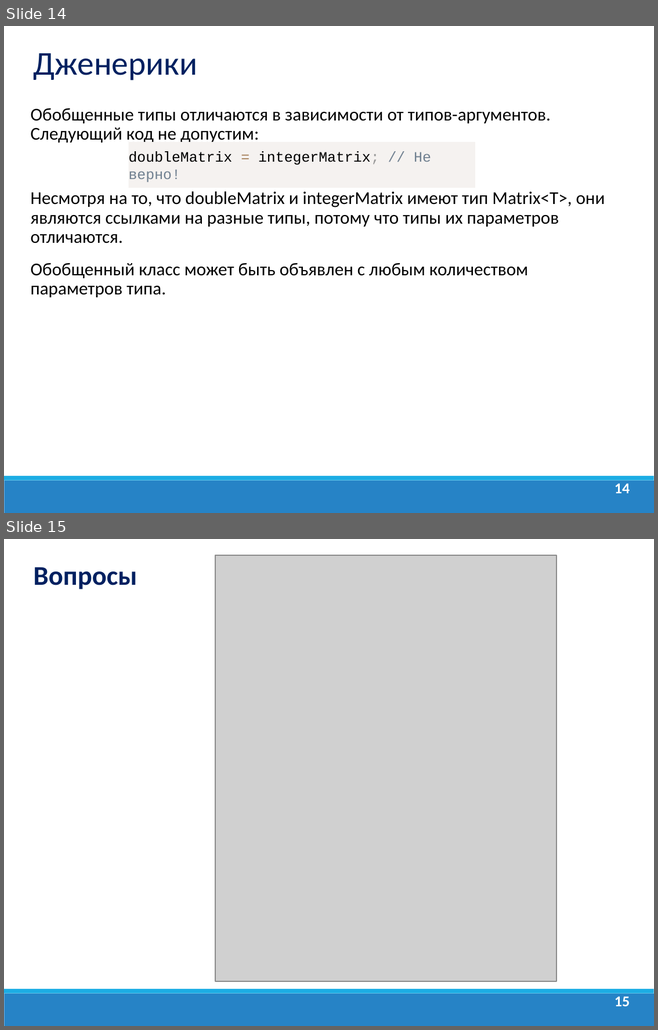
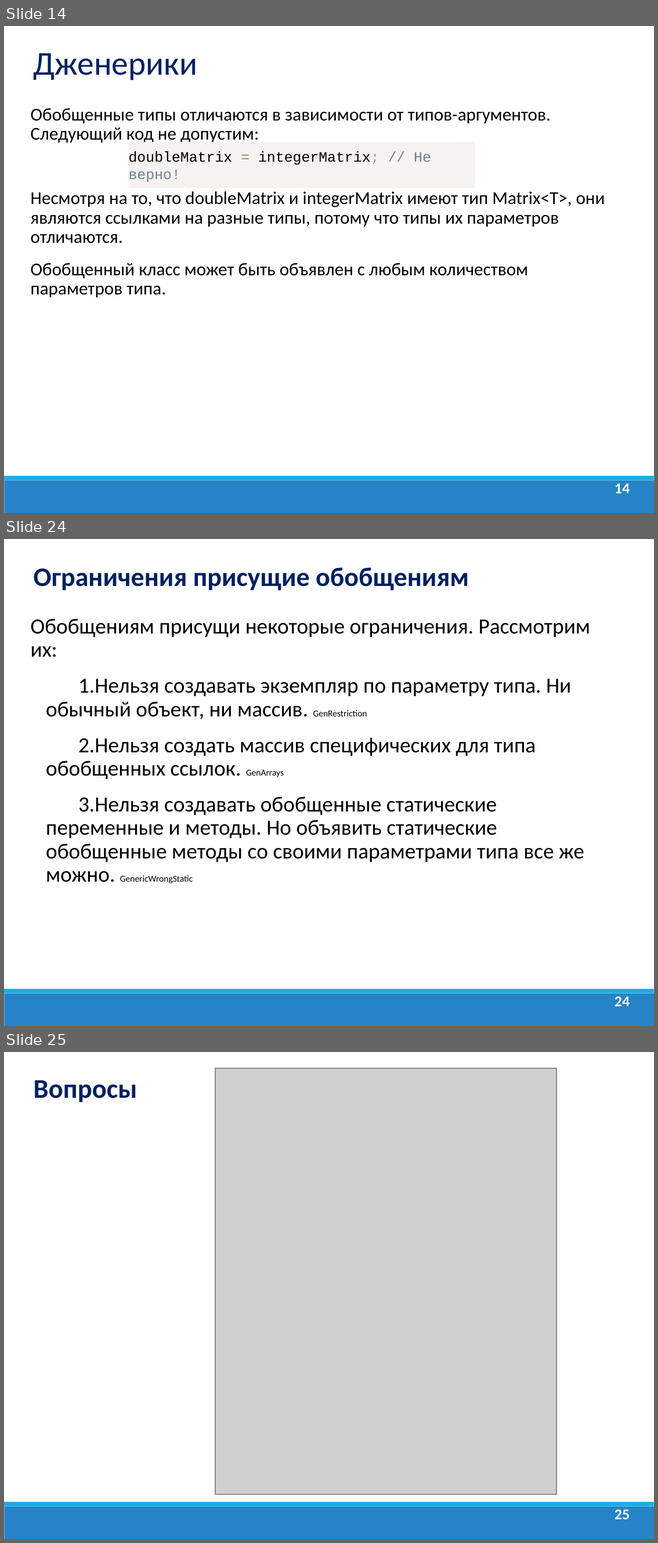
Before and after one commit to dmitry-academy/academy_5220, a slide deck: academy5220/resources/presentations/Java Lection 9. Дженерики. Enum.ppt. Shown one above the other, each under a label of ours: slides 14 and 15 before the commit, slides 14, 24 and 25 after it; the slides between them are not shown. The pictures are 658x1030 and 658x1543 pixels, drawn with LibreOffice and Linux fonts; fonts in the diff are those of the drawing; grey boxes stand for pictures; background and template pictures are left out. Boxes give left, top, right and bottom in pixels: in the first picture for what was removed or moved away, otherwise in the second. Text is boxed around its words. In the diff, an @@ line names an element or a change of style, - is before the commit and + after.

```diff
--- a/academy5220/resources/presentations/Java Lection 9. Дженерики. Enum.ppt
+++ b/academy5220/resources/presentations/Java Lection 9. Дженерики. Enum.ppt
@@ slide 24 added at bbox=[4, 539, 654, 1026], background #FFFFFF; not listed: 2 template elements that a slide beside it also shows @@
@@ text added at bbox=[34, 567, 469, 591], 29.6 pt, text #002060, bold @@
+Ограничения присущие обобщениям
@@ text added at bbox=[31, 618, 590, 884], 24 pt, text #000000 @@
+Обобщениям присущи некоторые ограничения. Рассмотрим их:
+1. Нельзя создавать экземпляр по параметру типа. Ни обычный объект, ни массив. GenRestriction
+2. Нельзя создать массив специфических для типа обобщенных ссылок. GenArrays
+3. Нельзя создавать обобщенные статические переменные и методы. Но объявить статические обобщенные методы со своими параметрами типа все же можно. GenericWrongStatic
@@ page number added at bbox=[614, 997, 629, 1006], 16.6 pt, text #FFFFFF, bold @@
+24
@@ what was slide 15 is now slide 25 @@
@@ page number at bbox=[614, 1510, 629, 1519]: text changed @@
-15
+25
```
Also in this commit, not shown: 10 other slides added, 1 slide removed, 19 other files.
